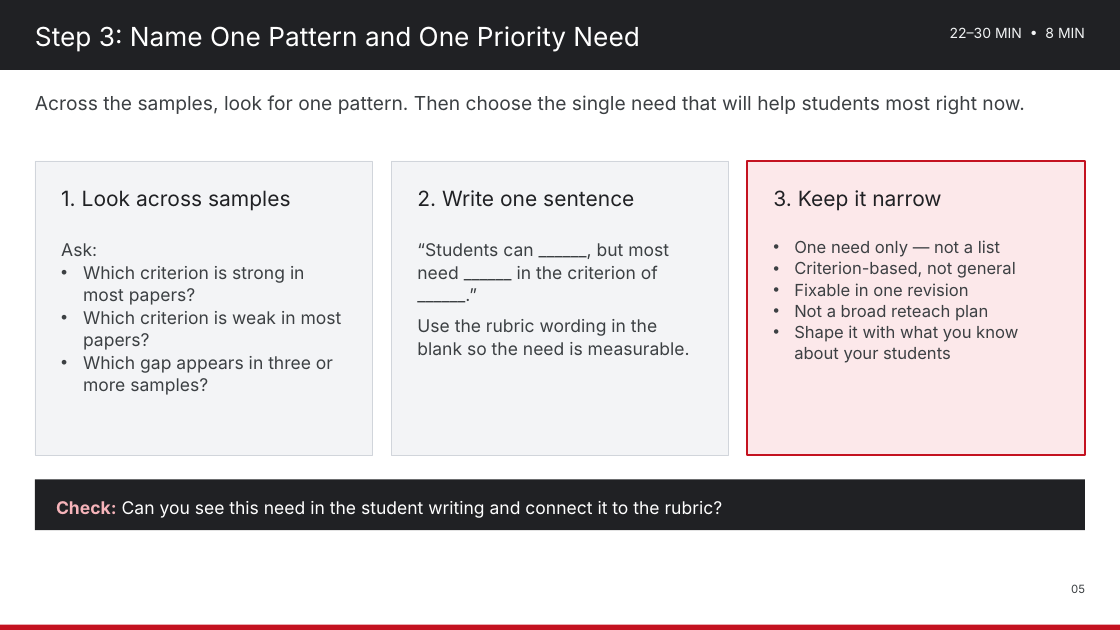
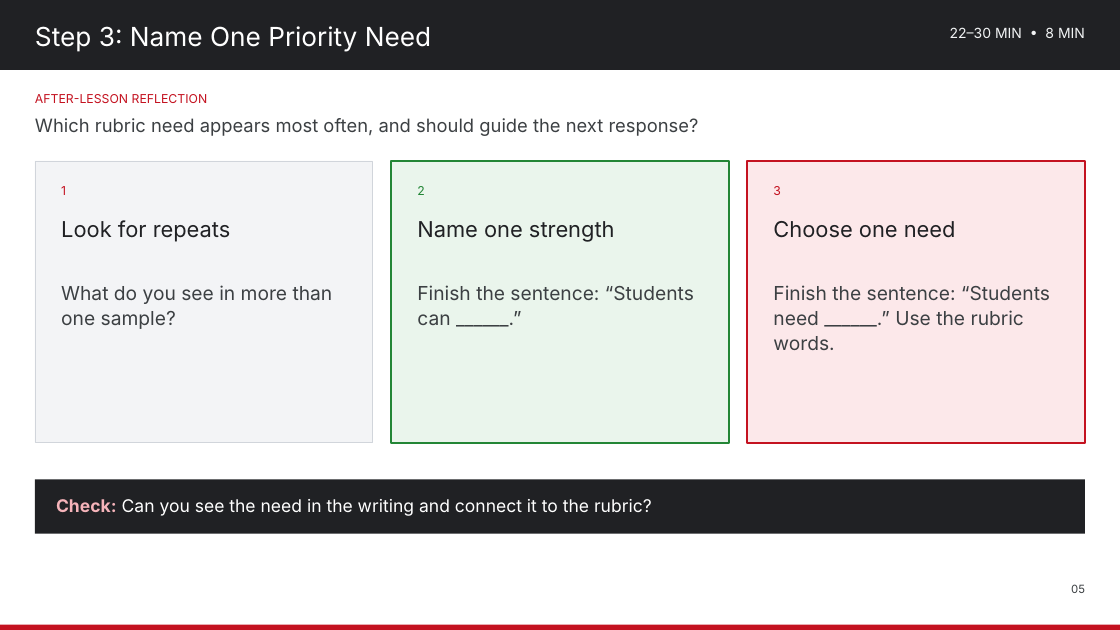
Before and after one commit to nbhs-science/nbhs-science, a slide deck: slide 5 of assets/plc/2026-10-30_Lesson_Internalization_Use_Student_Work_to_Adjust_Next_Learning_Experience.pptx. Drawn at 1120x630 pixels with LibreOffice and Linux fonts; fonts in the diff are those of the drawing. Boxes give left, top, right and bottom in pixels: in the first picture for what was removed or moved away, otherwise in the second. Text is boxed around its words. In the diff, an @@ line names an element or a change of style, - is before the commit and + after.

Commit message:
Clarify Friday PLC materials
Keep the approved five-step slide unchanged and simplify the remaining slides with Lesson Internalization Protocol question alignment.

```diff
--- a/assets/plc/2026-10-30_Lesson_Internalization_Use_Student_Work_to_Adjust_Next_Learning_Experience.pptx
+++ b/assets/plc/2026-10-30_Lesson_Internalization_Use_Student_Work_to_Adjust_Next_Learning_Experience.pptx
@@ text at bbox=[35, 26, 431, 52]: text changed @@
-Step 3: Name One Pattern and One Priority Need
+Step 3: Name One Priority Need
@@ text removed at bbox=[35, 95, 1024, 114] @@
-Across the samples, look for one pattern. Then choose the single need that will help students most right now.
@@ text added at bbox=[35, 94, 208, 103], 14 pt, text #C41220 @@
+AFTER-LESSON REFLECTION
@@ text added at bbox=[35, 118, 699, 136], 21 pt, text #3C4043 @@
+Which rubric need appears most often, and should guide the next response?
@@ rectangle: place and size @@
-rectangle at bbox=[35, 161, 373, 455]
+rectangle at bbox=[35, 161, 373, 443]
@@ rectangle: place and size @@
-rectangle at bbox=[391, 161, 729, 455]
+rectangle at bbox=[391, 161, 729, 443]
@@ rectangle at bbox=[391, 161, 729, 443]: fill #F3F4F6 to #EAF5EC; outline #D1D5DB 1 pt to #238636 2 pt @@
@@ rectangle: place and size @@
-rectangle at bbox=[747, 161, 1085, 455]
+rectangle at bbox=[747, 161, 1085, 443]
@@ text at bbox=[61, 186, 66, 195]: text changed; size 24 to 14 pt; text colour #202124 to #C41220 @@
-1. Look across samples
+1
@@ text at bbox=[417, 186, 424, 195]: text changed; size 24 to 14 pt; text colour #202124 to #238636 @@
-2. Write one sentence
+2
@@ text at bbox=[773, 186, 781, 195]: text changed; size 24 to 14 pt; text colour #202124 to #C41220 @@
-3. Keep it narrow
+3
@@ text added at bbox=[61, 220, 231, 242], 25 pt, text #202124 @@
+Look for repeats
@@ text added at bbox=[417, 221, 615, 242], 25 pt, text #202124 @@
+Name one strength
@@ text added at bbox=[773, 221, 956, 238], 25 pt, text #202124 @@
+Choose one need
@@ text removed at bbox=[61, 243, 342, 395] @@
-Ask:
-• Which criterion is strong in most papers?
-• Which criterion is weak in most papers?
-• Which gap appears in three or more samples?
@@ text removed at bbox=[417, 243, 690, 355] @@
-“Students can ______, but most need ______ in the criterion of ______.”
-Use the rubric wording in the blank so the need is measurable.
@@ text removed at bbox=[794, 240, 1018, 363] @@
-• One need only — not a list
-• Criterion-based, not general
-• Fixable in one revision
-• Not a broad reteach plan
-• Shape it with what you know about your students
@@ text added at bbox=[61, 285, 333, 329], 22 pt, text #3C4043 @@
+What do you see in more than one sample?
@@ text added at bbox=[417, 285, 694, 325], 22 pt, text #3C4043 @@
+Finish the sentence: “Students can ______.”
@@ text added at bbox=[773, 285, 1050, 350], 22 pt, text #3C4043 @@
+Finish the sentence: “Students need ______.” Use the rubric words.
@@ rectangle: place and size @@
-rectangle at bbox=[35, 479, 1085, 530]
+rectangle at bbox=[35, 479, 1085, 534]
@@ text at bbox=[56, 499, 652, 516]: text changed @@
-Check: Can you see this need in the student writing and connect it to the rubric?
+Check: Can you see the need in the writing and connect it to the rubric?
```
Also in this commit, not shown: 6 other slides changed, 1 other file.
